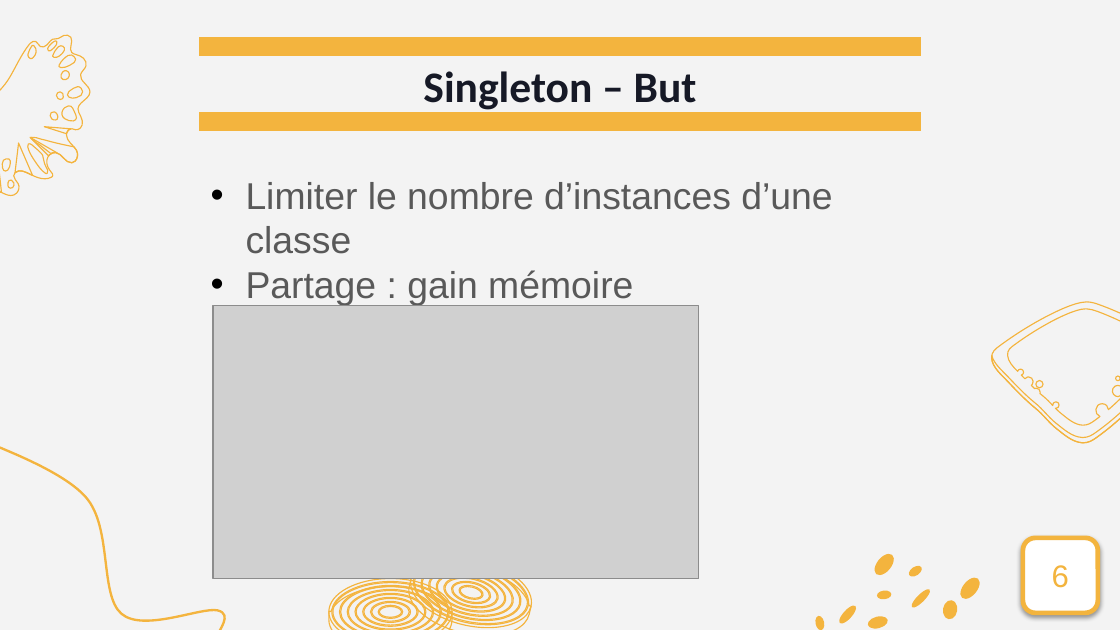
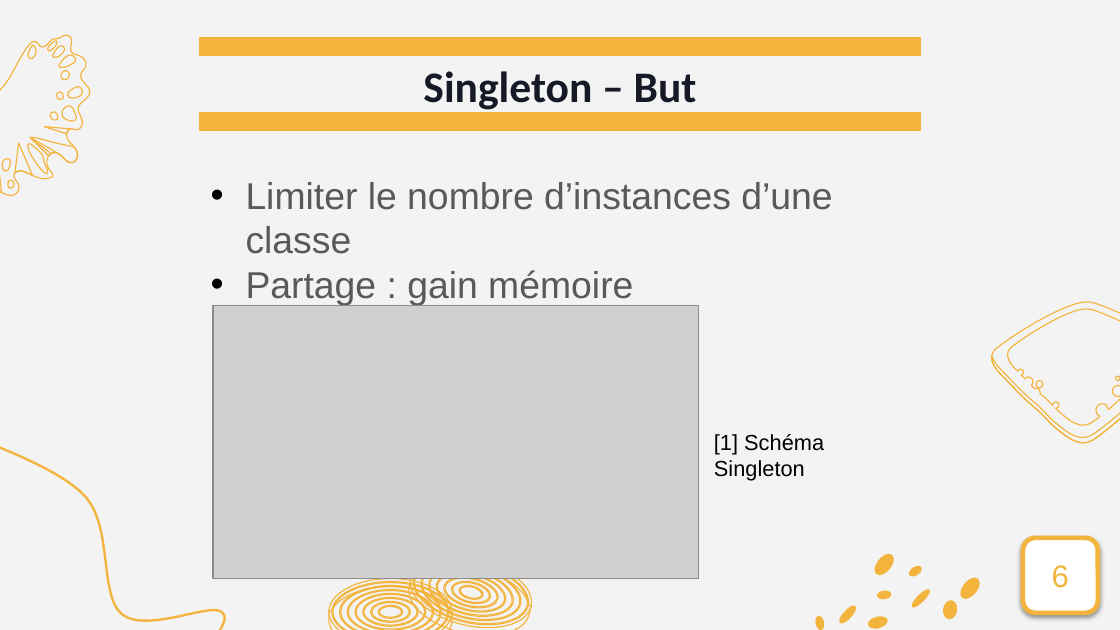
Before and after one commit to guillaumemouchet/Design-Pattern, a slide deck: slide 6 of Projet/DP_Presentation_V2.pptx. Drawn at 1120x630 pixels with LibreOffice and Linux fonts; fonts in the diff are those of the drawing; grey boxes stand for pictures. Boxes give left, top, right and bottom in pixels: in the first picture for what was removed or moved away, otherwise in the second. Text is boxed around its words. In the diff, an @@ line names an element or a change of style, - is before the commit and + after.

```diff
--- a/Projet/DP_Presentation_V2.pptx
+++ b/Projet/DP_Presentation_V2.pptx
@@ text added at bbox=[714, 434, 824, 481], 14 pt, text #000000 @@
+[1] Schéma Singleton
```
Also in this commit, not shown: 7 other slides changed, 1 slide added, 1 slide removed.
